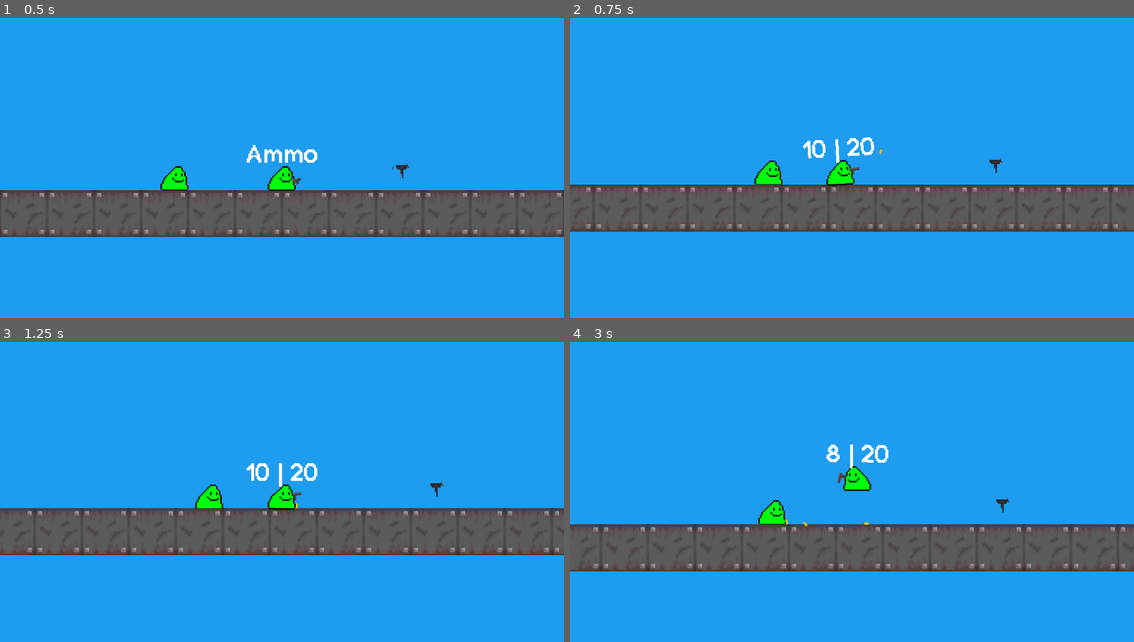
Above: before the commit, frames 1-4 (two rows, left to right).
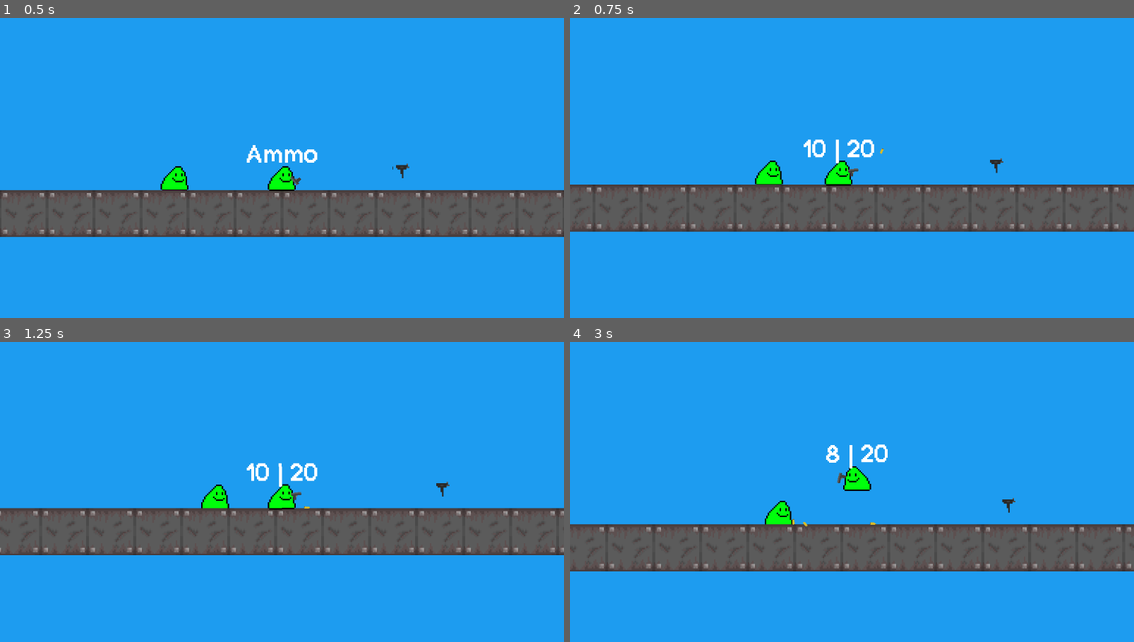
Above: after the commit, the same moments.

Repository: a0fefd/blobs-with-guns-remastered
Game: Godot game, scene res://scenes/levels/world.tscn
The game is run twice, just before and just after one commit, with the same random seed, the same clock (stepped at 60 frames per second) and the same inputs.
Inputs (mouse positions are in pixels of both pictures, inside the frame that each line leads up to):
- Up to frame 1 (0.5 s): no input
- Up to frame 2 (0.75 s): move the mouse to (976, 156) at 0.52 s; press the mouse at (976, 156) at 0.53 s
- Up to frame 3 (1.25 s): tap Mouse wheel up (next_gun) at 0.8 s
- Up to frame 4 (3 s): move the mouse to (739, 513) at 1.27 s; release the mouse at (739, 513) at 1.28 s; tap Mouse wheel up (next_gun) at 1.35 s; tap Mouse wheel down (prev_gun) at 1.55, 2.1 s; tap Enter at 2 s; move the mouse to (908, 426) at 2.02 s; press the mouse at (908, 426) at 2.03 s; tap Space at 2.75 s; move the mouse to (823, 561) at 2.77 s; release the mouse at (823, 561) at 2.78 s; click (823, 561) at 2.85 s

Frame 1 is identical in both runs. In frame 2, 0.6% of the frame differs, in the area x 2-98%, y 39-71%; in frame 3, 1.9%; in frame 4, 2.0%, in the area x 0-100%, y 34-76%.

Commit message:
Add weapon switching

Diff:
--- a/project.godot
+++ b/project.godot
@@ -47,11 +47,13 @@
 next_gun={
 "deadzone": 0.5,
 "events": [Object(InputEventMouseButton,"resource_local_to_scene":false,"resource_name":"","device":-1,"window_id":0,"a …(253 unchanged characters)…
+, Object(InputEventKey,"resource_local_to_scene":false,"resource_name":"","device":-1,"window_id":0,"alt_pressed":false,"shift_pressed":false,"ctrl_pressed":false,"meta_pressed":false,"pressed":false,"keycode":0,"physical_keycode":69,"key_label":0,"unicode":101,"echo":false,"script":null)
 ]
 }
 prev_gun={
 "deadzone": 0.5,
 "events": [Object(InputEventMouseButton,"resource_local_to_scene":false,"resource_name":"","device":-1,"window_id":0,"a …(253 unchanged characters)…
+, Object(InputEventKey,"resource_local_to_scene":false,"resource_name":"","device":-1,"window_id":0,"alt_pressed":false,"shift_pressed":false,"ctrl_pressed":false,"meta_pressed":false,"pressed":false,"keycode":0,"physical_keycode":81,"key_label":0,"unicode":113,"echo":false,"script":null)
 ]
 }
 
--- a/scripts/gun.gd
+++ b/scripts/gun.gd
@@ -23,6 +23,7 @@
 var reloading := false
 var ammo_in_mag: int = 0
 var facing: Vector2
+var equipped := false
 
 @onready var animation_player: AnimationPlayer = get_node("AnimationPlayer")
 @onready var shell_pos: Node2D = get_node("Sprite2D/ShellPos")
@@ -37,23 +38,24 @@
 
 
 func _process(_delta):
-	if full_auto:
-		if Input.is_action_pressed("fire") and can_shoot and not reloading:
-			if ammo_in_mag > 0:
-				fire()
-			else:
-				reload()
-	else:
-		if Input.is_action_just_pressed("fire") and can_shoot and not reloading:
-			if ammo_in_mag > 0:
-				fire()
-			else:
-				reload()
+	if equipped:
+		look_at(get_global_mouse_position())
 
-	if Input.is_action_just_pressed("reload") and ammo_in_mag != mag_size and not reloading:
-		reload()
+		if full_auto:
+			if Input.is_action_pressed("fire") and can_shoot and not reloading:
+				if ammo_in_mag > 0:
+					fire()
+				else:
+					reload()
+		else:
+			if Input.is_action_just_pressed("fire") and can_shoot and not reloading:
+				if ammo_in_mag > 0:
+					fire()
+				else:
+					reload()
 
-	look_at(get_global_mouse_position())
+		if Input.is_action_just_pressed("reload") and ammo_in_mag != mag_size and not reloading:
+			reload()
 
 
 func eject_shell():
--- a/scripts/player.gd
+++ b/scripts/player.gd
@@ -30,6 +30,17 @@
 		Engine.time_scale = 1
 		AudioServer.playback_speed_scale = 1
 
+	if Input.is_action_just_pressed("next_gun"):
+		if equipped_gun == guns[-1]:
+			equip_gun(0)
+		else:
+			equip_gun(guns.find(equipped_gun) + 1)
+	if Input.is_action_just_pressed("prev_gun"):
+		if equipped_gun == guns[0]:
+			equip_gun(-1)
+		else:
+			equip_gun(guns.find(equipped_gun) - 1)
+
 
 func add_gun(gun_to_add):
 	var gun_inst = gun_to_add.instantiate()
@@ -40,13 +51,16 @@
 	gun_inst.owner = self
 	gun_inst.fired.connect(get_recoiled)
 	gun_inst.ammo_changed.connect(update_ammo_display)
+	gun_inst.equipped = false
 
 
 func equip_gun(index):
 	if equipped_gun:
+		equipped_gun.equipped = false
 		equipped_gun.hide()
 
 	equipped_gun = guns[index]
+	equipped_gun.equipped = true
 	equipped_gun.show()
 
 
